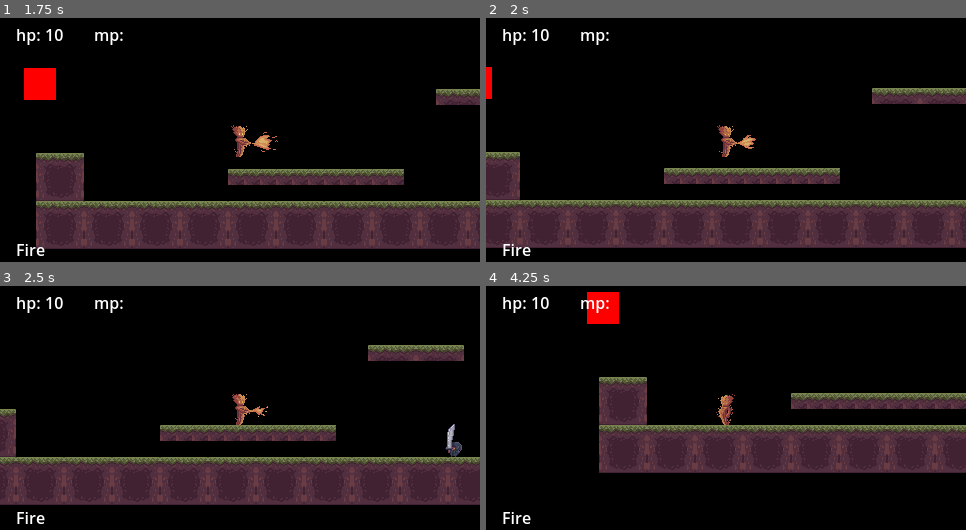
Above: before the commit, frames 1-4 (two rows, left to right).
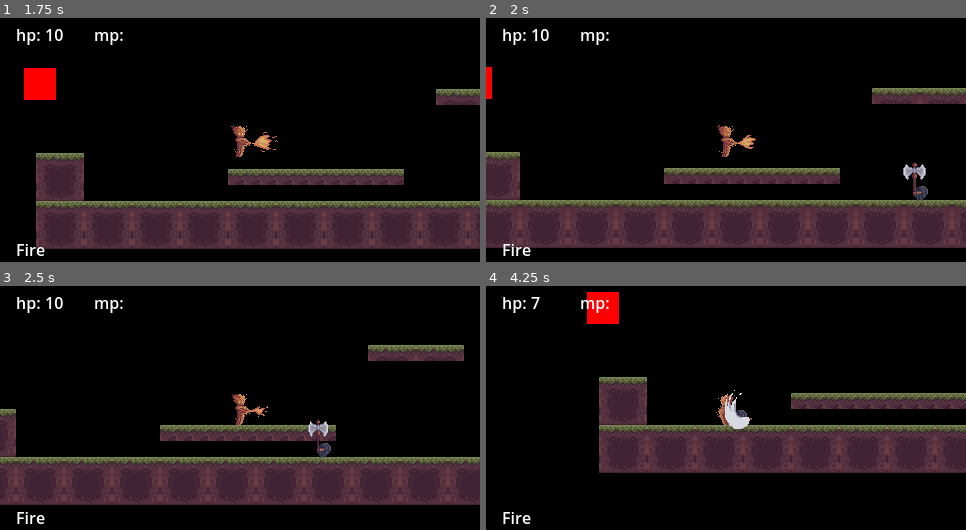
Above: after the commit, the same moments.

Repository: Enweave/pj16
Game: Godot game, scene res://Levels/System/main_menu_level.tscn
The game is run twice, just before and just after one commit, with the same random seed, the same clock (stepped at 60 frames per second) and the same inputs.
Inputs (mouse positions are in pixels of both pictures, inside the frame that each line leads up to):
- Up to frame 1 (1.75 s): click "Start game" at 0.5 s; tap Enter at 1.25 s; move the mouse to (345, 127) at 1.27 s; hold D (input_MoveRight) from 1.28 s (still down); tap J (input_Fire) at 1.35 s; click (345, 127) at 1.42 s; tap Space (input_Jump) at 1.52 s
- Up to frame 2 (2 s): keep holding D (input_MoveRight)
- Up to frame 3 (2.5 s): release D (input_MoveRight) at 2 s; drag from (144, 422) to (244, 410) at 2.02 s
- Up to frame 4 (4.25 s): move the mouse to (774, 349) at 2.77 s; hold A (input_MoveLeft) 2.78-3.5 s; tap Delete at 2.85 s; drag from (702, 464) to (586, 310) at 3.52 s

Frame 1 is identical in both runs. In frame 2, 0.4% of the frame differs, in the area x 86-93%, y 59-75%; in frame 3, 0.6%, in the area x 64-97%, y 54-71%; in frame 4, 0.5%.

Commit message:
axe enemy

Diff:
--- /dev/null
+++ b/Actors/Enemies/AxeEnemy/axe_enemy.tscn
@@ -0,0 +1,34 @@
+[gd_scene load_steps=7 format=3 uid="uid://b2ge6g4gh4pus"]
+
+[ext_resource type="Script" path="res://Actors/Enemies/ground_enemy_base.gd" id="1_pvund"]
+[ext_resource type="PackedScene" uid="uid://dpobjcmff7wiq" path="res://Actors/Enemies/ground_enemy_body.tscn" id="2_3bibt"]
+[ext_resource type="PackedScene" uid="uid://b5vghmk66lfh5" path="res://Actors/Enemies/enemy_sensor_area.tscn" id="3_u42kd"]
+[ext_resource type="PackedScene" uid="uid://cifl13i28odru" path="res://Actors/Enemies/ground_enemy_ai.tscn" id="4_ifybc"]
+[ext_resource type="PackedScene" uid="uid://cefxpjw7s6v4e" path="res://Actors/Enemies/AxeEnemy/axe_weapon.tscn" id="5_lv2t2"]
+[ext_resource type="Script" path="res://Common/Framework/health_component.gd" id="6_ohd8o"]
+
+[node name="SwordEnemy" type="CharacterBody2D" node_paths=PackedStringArray("health_component")]
+collision_layer = 8
+script = ExtResource("1_pvund")
+health_component = NodePath("HealthComponent")
+
+[node name="GroundEnemyBody" parent="." instance=ExtResource("2_3bibt")]
+
+[node name="VisionArea" parent="." instance=ExtResource("3_u42kd")]
+vision_radius = 150.0
+
+[node name="AttackSensorArea" parent="." instance=ExtResource("3_u42kd")]
+vision_radius = 20.0
+
+[node name="GroundEnemyAi" parent="." node_paths=PackedStringArray("vision_area", "attack_area", "current_weapon") instance=ExtResource("4_ifybc")]
+vision_area = NodePath("../VisionArea")
+attack_area = NodePath("../AttackSensorArea")
+current_weapon = NodePath("../AxeWeapon")
+
+[node name="AxeWeapon" parent="." instance=ExtResource("5_lv2t2")]
+position = Vector2(0, -12)
+
+[node name="HealthComponent" type="Node" parent="."]
+script = ExtResource("6_ohd8o")
+max_health = 4.0
+vulnerabilities = Array[int]([1, 3])
--- /dev/null
+++ b/Actors/Enemies/AxeEnemy/axe_weapon.tscn
@@ -0,0 +1,101 @@
+[gd_scene load_steps=10 format=3 uid="uid://cefxpjw7s6v4e"]
+
+[ext_resource type="Script" path="res://Common/Framework/Combat/melee_weapon_base.gd" id="1_2fftd"]
+[ext_resource type="Texture2D" uid="uid://b3kwj2pllw4hf" path="res://Assets/SpriteSheets/Weapons/Axe-SheetFliph.png" id="3_ph346"]
+
+[sub_resource type="AtlasTexture" id="AtlasTexture_vu14k"]
+atlas = ExtResource("3_ph346")
+region = Rect2(120, 0, 63, 48)
+
+[sub_resource type="AtlasTexture" id="AtlasTexture_sag76"]
+atlas = ExtResource("3_ph346")
+region = Rect2(176, 0, 66, 48)
+
+[sub_resource type="AtlasTexture" id="AtlasTexture_88o6n"]
+atlas = ExtResource("3_ph346")
+region = Rect2(242, 0, 66, 48)
+
+[sub_resource type="AtlasTexture" id="AtlasTexture_v60j2"]
+atlas = ExtResource("3_ph346")
+region = Rect2(0, 0, 62, 48)
+
+[sub_resource type="AtlasTexture" id="AtlasTexture_3do7v"]
+atlas = ExtResource("3_ph346")
+region = Rect2(76, 0, 45, 48)
+
+[sub_resource type="SpriteFrames" id="SpriteFrames_5yvfr"]
+animations = [{
+"frames": [{
+"duration": 1.0,
+"texture": SubResource("AtlasTexture_vu14k")
+}, {
+"duration": 1.0,
+"texture": SubResource("AtlasTexture_sag76")
+}, {
+"duration": 1.0,
+"texture": SubResource("AtlasTexture_88o6n")
+}],
+"loop": false,
+"name": &"attack",
+"speed": 8.0
+}, {
+"frames": [{
+"duration": 1.0,
+"texture": SubResource("AtlasTexture_v60j2")
+}],
+"loop": true,
+"name": &"default",
+"speed": 5.0
+}, {
+"frames": [{
+"duration": 1.0,
+"texture": SubResource("AtlasTexture_3do7v")
+}],
+"loop": false,
+"name": &"windup",
+"speed": 5.0
+}]
+
+[sub_resource type="CircleShape2D" id="CircleShape2D_gybrj"]
+radius = 22.0
+
+[node name="AxeWeapon" type="Node2D" node_paths=PackedStringArray("hitbox_origin", "hitbox", "weapon_sprite_origin", "weapon_sprite")]
+script = ExtResource("1_2fftd")
+hitbox_origin = NodePath("HitboxOrigin")
+hitbox = NodePath("HitboxOrigin/Area2D")
+damage = 3.0
+windup_time = 0.25
+cooldown_time = 0.7
+weapon_sprite_origin = NodePath("SpriteOrigin")
+weapon_sprite = NodePath("SpriteOrigin/AnimatedSprite2D")
+
+[node name="SpriteOrigin" type="Node2D" parent="."]
+
+[node name="AnimatedSprite2D" type="AnimatedSprite2D" parent="SpriteOrigin"]
+position = Vector2(6, 0)
+sprite_frames = SubResource("SpriteFrames_5yvfr")
+autoplay = "default"
+
+[node name="HitboxOrigin" type="Node2D" parent="."]
+
+[node name="Area2D" type="Area2D" parent="HitboxOrigin"]
+position = Vector2(-1, 0)
+collision_layer = 0
+collision_mask = 17
+
+[node name="CollisionShape2D" type="CollisionShape2D" parent="HitboxOrigin/Area2D"]
+position = Vector2(12, 0)
+shape = SubResource("CircleShape2D_gybrj")
+
+[node name="StatusLabel" type="Label" parent="."]
+unique_name_in_owner = true
+visible = false
+offset_left = -15.0
+offset_top = -44.0
+offset_right = 15.0
+offset_bottom = -21.0
+grow_horizontal = 2
+grow_vertical = 2
+size_flags_horizontal = 4
+horizontal_alignment = 1
+vertical_alignment = 1
--- a/Actors/Enemies/SwordEnemy/sword_weapon.tscn
+++ b/Actors/Enemies/SwordEnemy/sword_weapon.tscn
@@ -63,8 +63,8 @@
 script = ExtResource("1_rjb2p")
 hitbox_origin = NodePath("HitboxOrigin")
 hitbox = NodePath("HitboxOrigin/Area2D")
-windup_time = 0.2
-cooldown_time = 0.7
+windup_time = 0.15
+cooldown_time = 0.5
 weapon_sprite_origin = NodePath("SpriteOrigin")
 weapon_sprite = NodePath("SpriteOrigin/AnimatedSprite2D")
 
--- a/Actors/Enemies/ground_enemy_body.tscn
+++ b/Actors/Enemies/ground_enemy_body.tscn
@@ -5,7 +5,7 @@
 
 [sub_resource type="CapsuleShape2D" id="CapsuleShape2D_pystw"]
 radius = 7.0
-height = 16.0
+height = 15.0
 
 [sub_resource type="AtlasTexture" id="AtlasTexture_cv1ms"]
 atlas = ExtResource("1_6f2lj")
--- a/Levels/Sandbox/test_1.tscn
+++ b/Levels/Sandbox/test_1.tscn
@@ -5,7 +5,7 @@
 [ext_resource type="PackedScene" uid="uid://cymlx1q7iwg1x" path="res://Actors/Traps/KillZ/killz.tscn" id="3_tmona"]
 [ext_resource type="PackedScene" uid="uid://cub1qdpxl8bh0" path="res://Actors/Traps/ContactDamageTrap/contact_damage_trap.tscn" id="4_wasti"]
 [ext_resource type="TileSet" uid="uid://b650gqy77pwry" path="res://Actors/Tilesets/Forest.tres" id="5_sv68s"]
-[ext_resource type="PackedScene" uid="uid://d0n7xa6w7l7bc" path="res://Actors/Enemies/SwordEnemy/sword_enemy.tscn" id="6_vip25"]
+[ext_resource type="PackedScene" uid="uid://b2ge6g4gh4pus" path="res://Actors/Enemies/AxeEnemy/axe_enemy.tscn" id="7_8udyd"]
 
 [node name="Test1" type="Node"]
 script = ExtResource("1_5nkw1")
@@ -25,8 +25,5 @@
 element = 2
 damage = 2.0
 
-[node name="SwordEnemy" parent="." instance=ExtResource("6_vip25")]
-position = Vector2(320, -69)
-
-[node name="SwordEnemy2" parent="." instance=ExtResource("6_vip25")]
-position = Vector2(601, -49)
+[node name="SwordEnemy3" parent="." instance=ExtResource("7_8udyd")]
+position = Vector2(247, -31)
